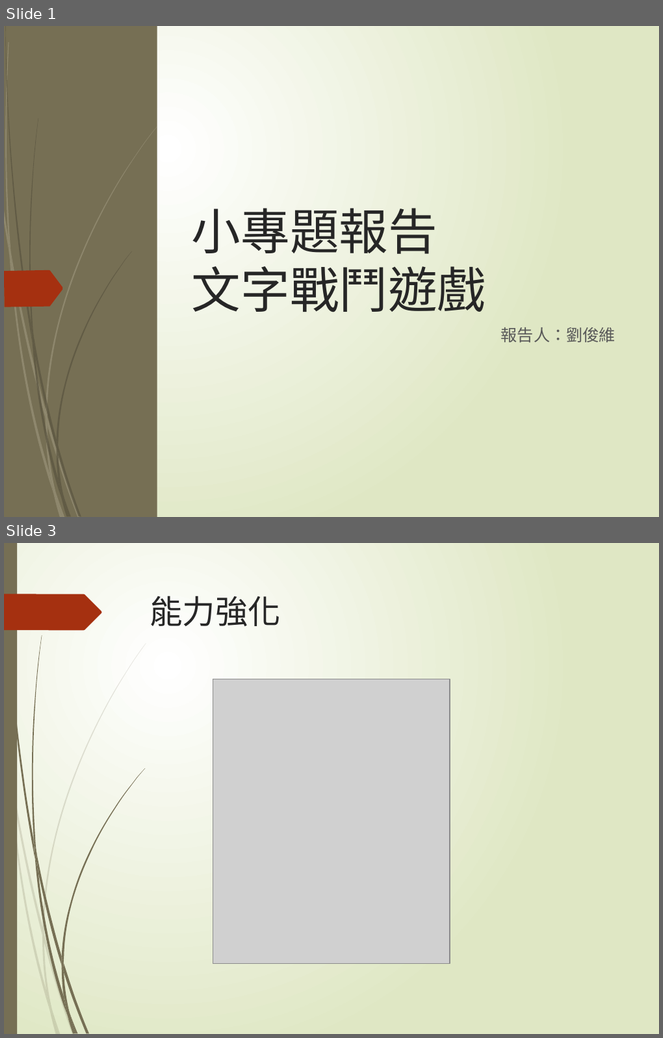
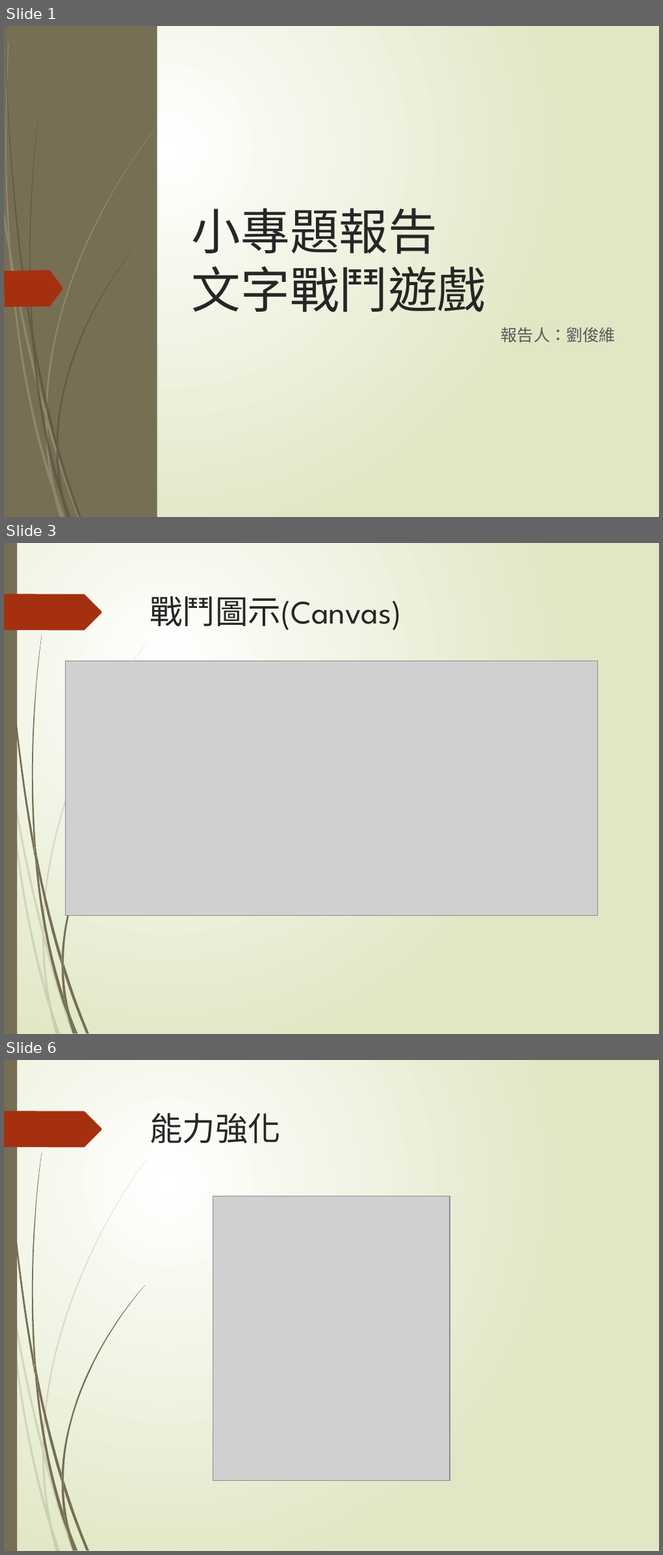
Before and after one commit to epcake/JS_project, a slide deck: intro.pptx. Shown one above the other, each under a label of ours: slides 1 and 3 before the commit, slides 1, 3 and 6 after it; the slides between them are not shown. The pictures are 663x1038 and 663x1555 pixels, drawn with LibreOffice and Linux fonts; fonts in the diff are those of the drawing; grey boxes stand for pictures. Boxes give left, top, right and bottom in pixels: in the first picture for what was removed or moved away, otherwise in the second. Text is boxed around its words. In the diff, an @@ line names an element or a change of style, - is before the commit and + after.

```diff
--- a/intro.pptx
+++ b/intro.pptx
@@ slide 3 added at (4,543,659,1034), background gradient #FFFFFF to #DFE8C4; not listed: 24 template elements that a slide beside it also shows @@
@@ title added at (150,596,401,630), 36 pt, text #262626 @@
+戰鬥圖示(Canvas)
@@ picture added at (66,661,597,917) @@
@@ what was slide 3 is now slide 6 @@
```
Also in this commit, not shown: 4 slides changed, 1 other slide added, 1 other file.
